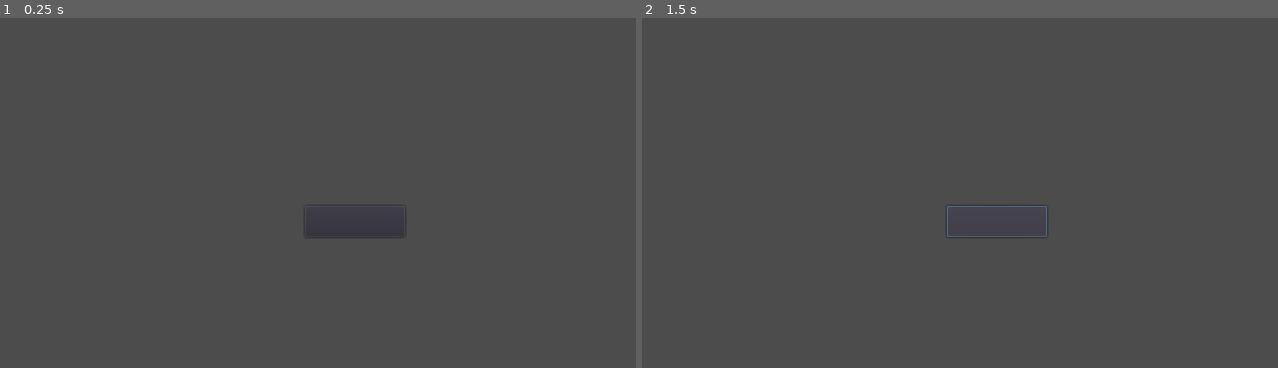
Above: before the commit, frames 1-2 (left to right).
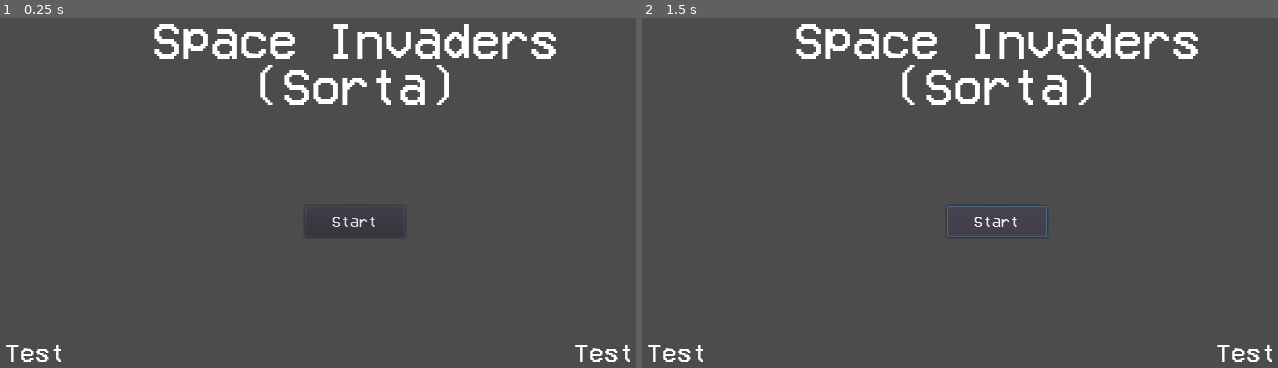
Above: after the commit, the same moments.

Repository: Santyru-C/space-invaders-clone
Game: Godot game, scene res://scenes/menu/HUD.tscn
Same seed, same stepped clock (60 frames per second), same inputs: the game is played once before the commit and once after it. This scene is started directly instead of the project's main scene.
Inputs (mouse positions are in pixels of both pictures, inside the frame that each line leads up to):
- Up to frame 1 (0.25 s): no input
- Up to frame 2 (1.5 s): click (998, 221) at 0.5 s; click (998, 221) at 1.25 s

The runs differ from the first frame. In frame 1, 3.7% of the frame differs, in the area x 0-100%, y 1-99%; in frame 2, 3.7%.

Commit message:
add new font to HUD

Diff:
--- a/project/scenes/menu/HUD.tscn
+++ b/project/scenes/menu/HUD.tscn
@@ -1,4 +1,18 @@
-[gd_scene format=2]
+[gd_scene load_steps=5 format=2]
+
+[ext_resource path="res://assets/fonts/VCR_OSD_MONO_1.001.ttf" type="DynamicFontData" id=1]
+
+[sub_resource type="DynamicFont" id=2]
+size = 64
+font_data = ExtResource( 1 )
+
+[sub_resource type="DynamicFont" id=3]
+size = 20
+font_data = ExtResource( 1 )
+
+[sub_resource type="DynamicFont" id=1]
+size = 32
+font_data = ExtResource( 1 )
 
 [node name="CanvasLayer" type="CanvasLayer"]
 
@@ -7,21 +21,36 @@
 margin_top = 64.0
 margin_right = 832.0
 margin_bottom = 256.0
+custom_fonts/font = SubResource( 2 )
+text = "Space Invaders
+(Sorta)"
+align = 1
+valign = 1
 
 [node name="Button" type="Button" parent="."]
 margin_left = 448.0
 margin_top = 344.0
 margin_right = 576.0
 margin_bottom = 384.0
+custom_fonts/font = SubResource( 3 )
+text = "Start"
 
 [node name="ScoreLabel" type="Label" parent="."]
 margin_left = 64.0
-margin_top = 544.0
-margin_right = 200.0
+margin_top = 512.0
+margin_right = 232.0
 margin_bottom = 576.0
+custom_fonts/font = SubResource( 1 )
+text = "Test
+"
+valign = 2
 
 [node name="ScoreLabel2" type="Label" parent="."]
-margin_left = 824.0
-margin_top = 544.0
+margin_left = 792.0
+margin_top = 512.0
 margin_right = 960.0
 margin_bottom = 576.0
+custom_fonts/font = SubResource( 1 )
+text = "Test
+"
+valign = 2
